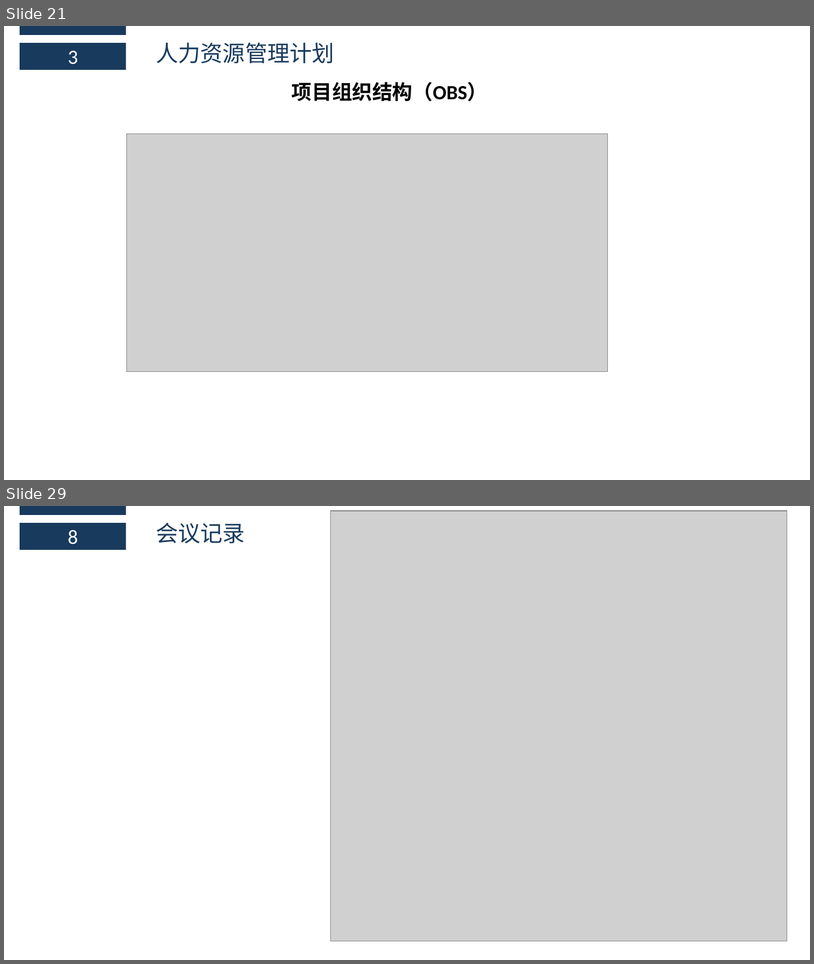
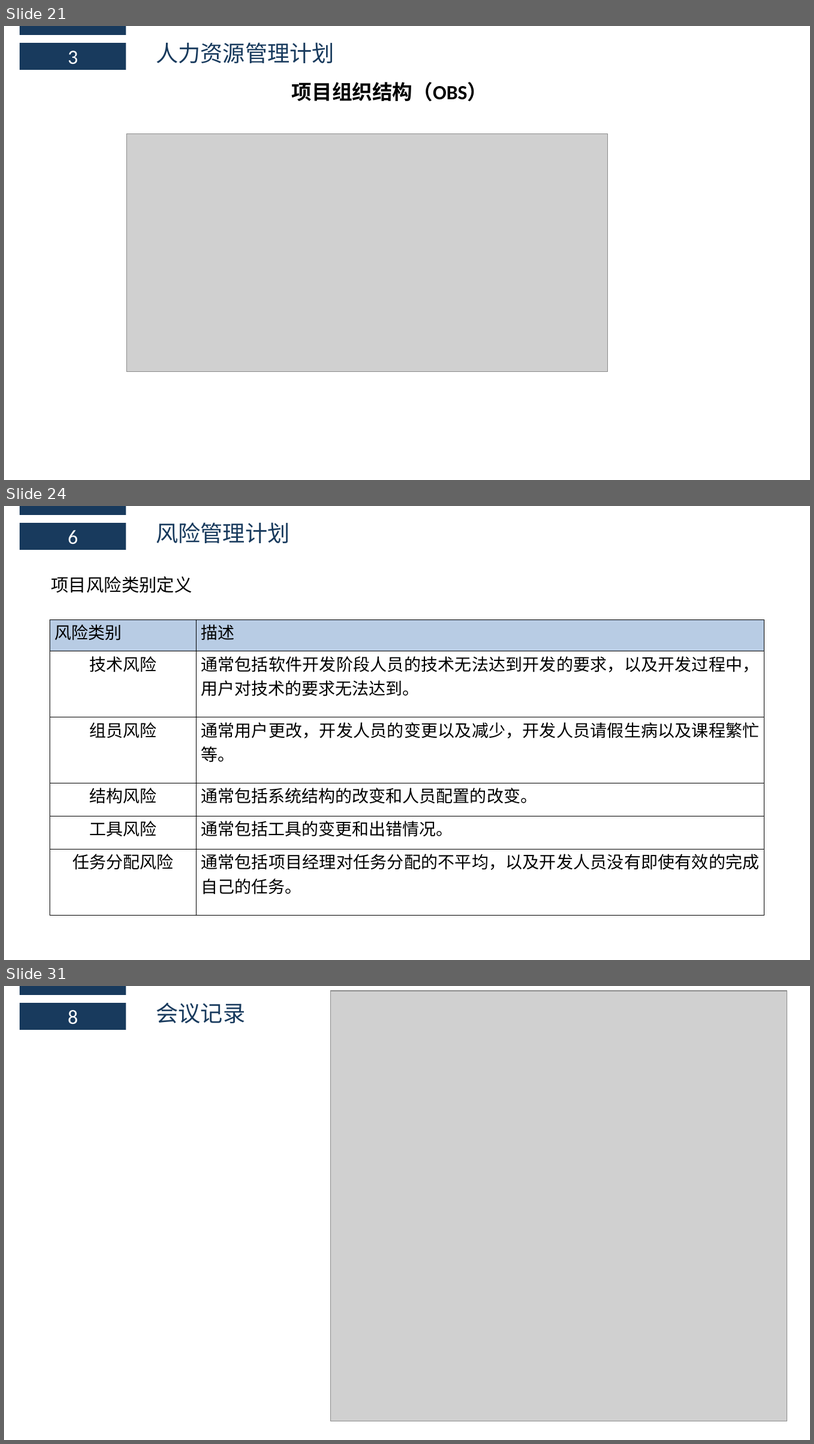
Before and after one commit to boboHh/AssistantTeaching, a slide deck: 受控文档/03-需求工程项目计划/PRD2018-G11-需求工程项目计划PPT.pptx. Shown one above the other, each under a label of ours: slides 21 and 29 before the commit, slides 21, 24 and 31 after it; the slides between them are not shown. The pictures are 814x964 and 814x1444 pixels, drawn with LibreOffice and Linux fonts; fonts in the diff are those of the drawing; grey boxes stand for pictures. Boxes give left, top, right and bottom in pixels: in the first picture for what was removed or moved away, otherwise in the second. Text is boxed around its words. In the diff, an @@ line names an element or a change of style, - is before the commit and + after.

```diff
--- a/受控文档/03-需求工程项目计划/PRD2018-G11-需求工程项目计划PPT.pptx
+++ b/受控文档/03-需求工程项目计划/PRD2018-G11-需求工程项目计划PPT.pptx
@@ slide 24 added at bbox=[4, 506, 810, 960], background #FFFFFF @@
@@ rectangle added at bbox=[20, 506, 126, 515], fill #183A5D @@
@@ rectangle added at bbox=[20, 523, 126, 550], fill #183A5D, 24 pt, text #FFFFFF @@
+6
@@ text added at bbox=[156, 522, 290, 543], 26.6 pt, text #183A5D @@
+风险管理计划
@@ text added at bbox=[51, 576, 192, 593], 21 pt, text #000000 @@
+项目风险类别定义
@@ table added at bbox=[50, 620, 764, 915], 6 rows, 2 columns @@
+风险类别 | 描述
+技术风险 | 通常包括软件开发阶段人员的技术无法达到开发的要求，以及开发过程中，用户对技术的要求无法达到。
+组员风险 | 通常用户更改，开发人员的变更以及减少，开发人员请假生病以及课程繁忙等。
+结构风险 | 通常包括系统结构的改变和人员配置的改变。
+工具风险 | 通常包括工具的变更和出错情况。
+任务分配风险 | 通常包括项目经理对任务分配的不平均，以及开发人员没有即使有效的完成自己的任务。
@@ what was slide 29 is now slide 31 @@
```
Also in this commit, not shown: 7 slides changed, 1 other slide added, 1 other file.
